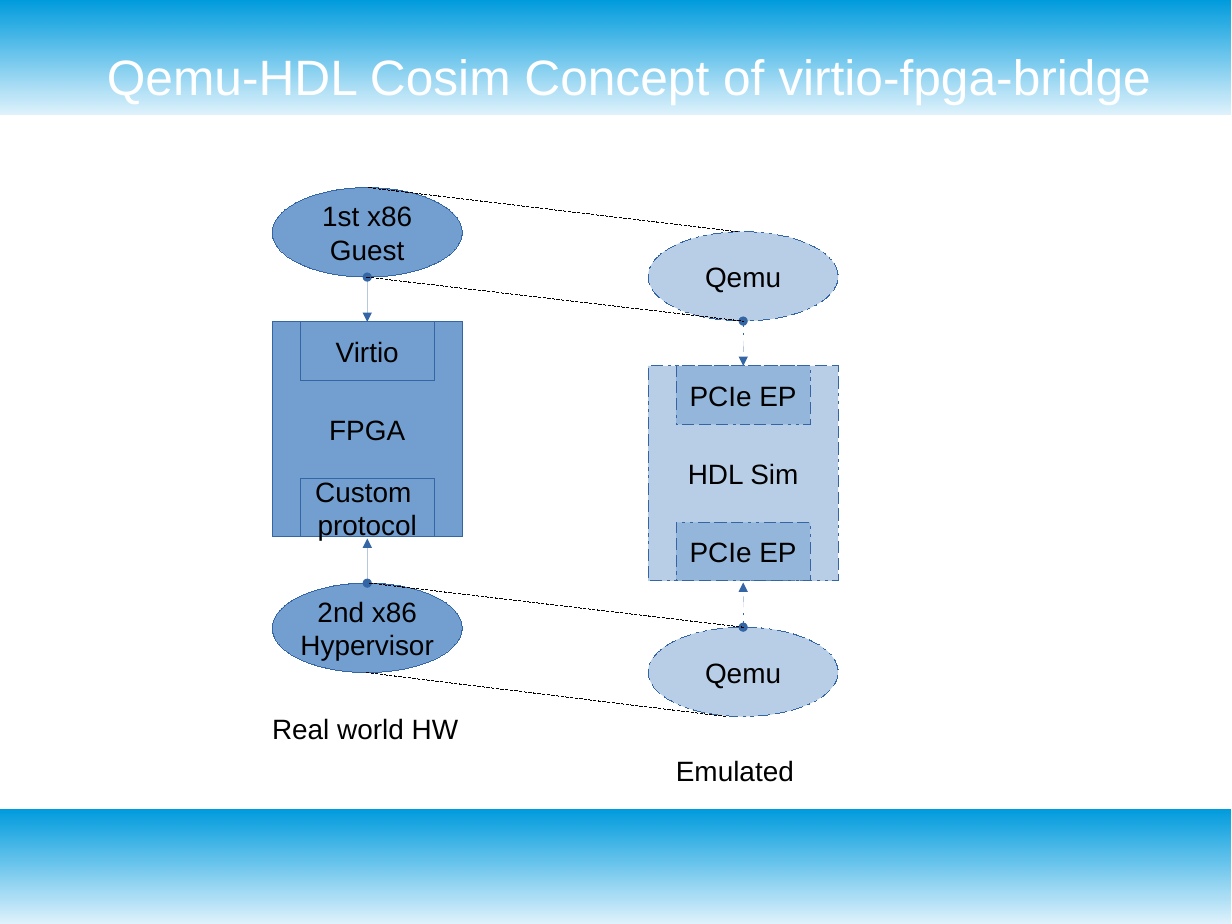
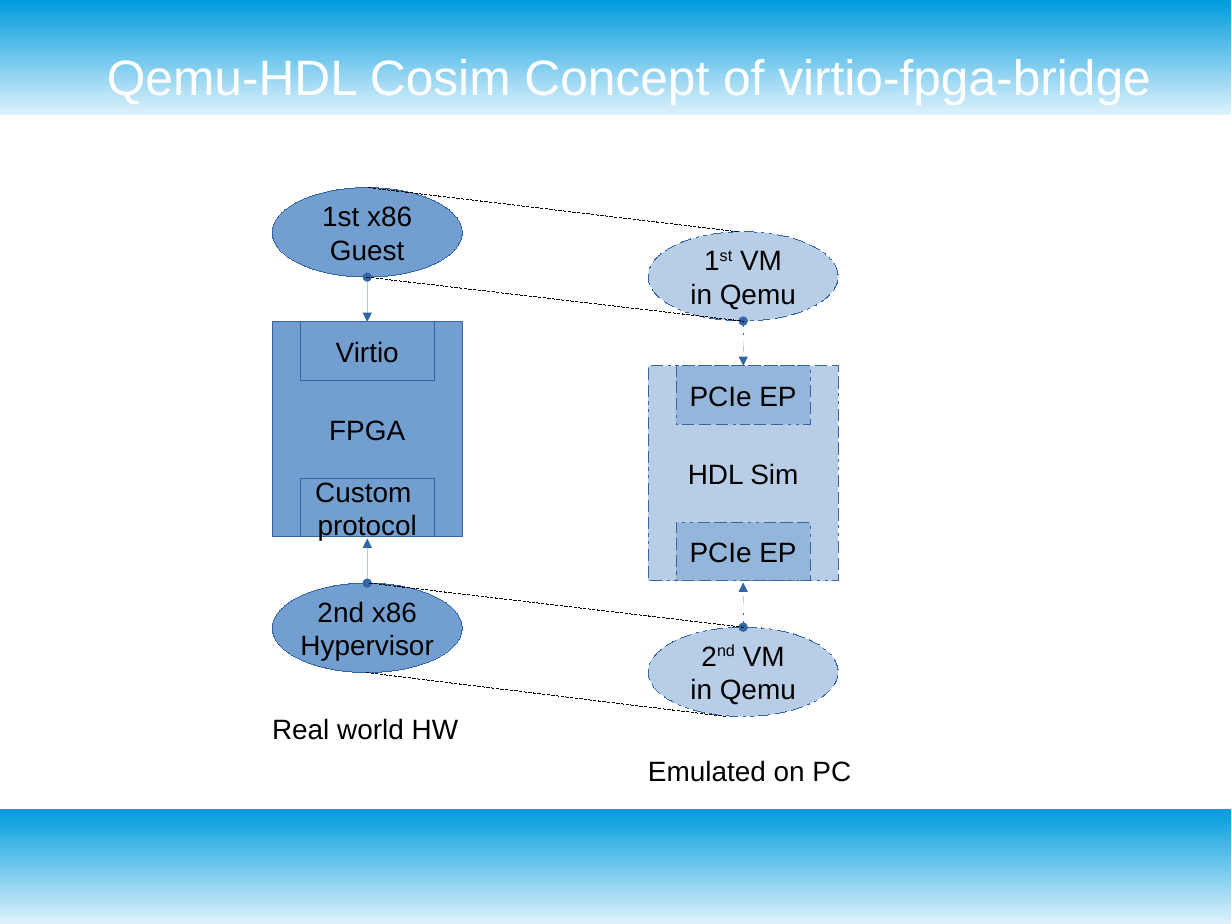
Before and after one commit to RSPwFPGAs/virtio-fpga-bridge, a slide deck: slide 2 of doc/virio-fpga-bridge.odp. Drawn at 1232x924 pixels with LibreOffice and Linux fonts; fonts in the diff are those of the drawing. Boxes give left, top, right and bottom in pixels: in the first picture for what was removed or moved away, otherwise in the second. Text is boxed around its words. In the diff, an @@ line names an element or a change of style, - is before the commit and + after.

```diff
--- a/doc/virio-fpga-bridge.odp
+++ b/doc/virio-fpga-bridge.odp
@@ text in ellipse at (690,250,796,309): text changed @@
-Qemu
+1st VM
+in Qemu
@@ text in ellipse at (690,646,796,704): text changed @@
-Qemu
+2nd VM
+in Qemu
@@ text at (648,760,851,782): text changed @@
-Emulated
+Emulated on PC
```
Also in this commit, not shown: 1 other slide changed, 3 other files.
